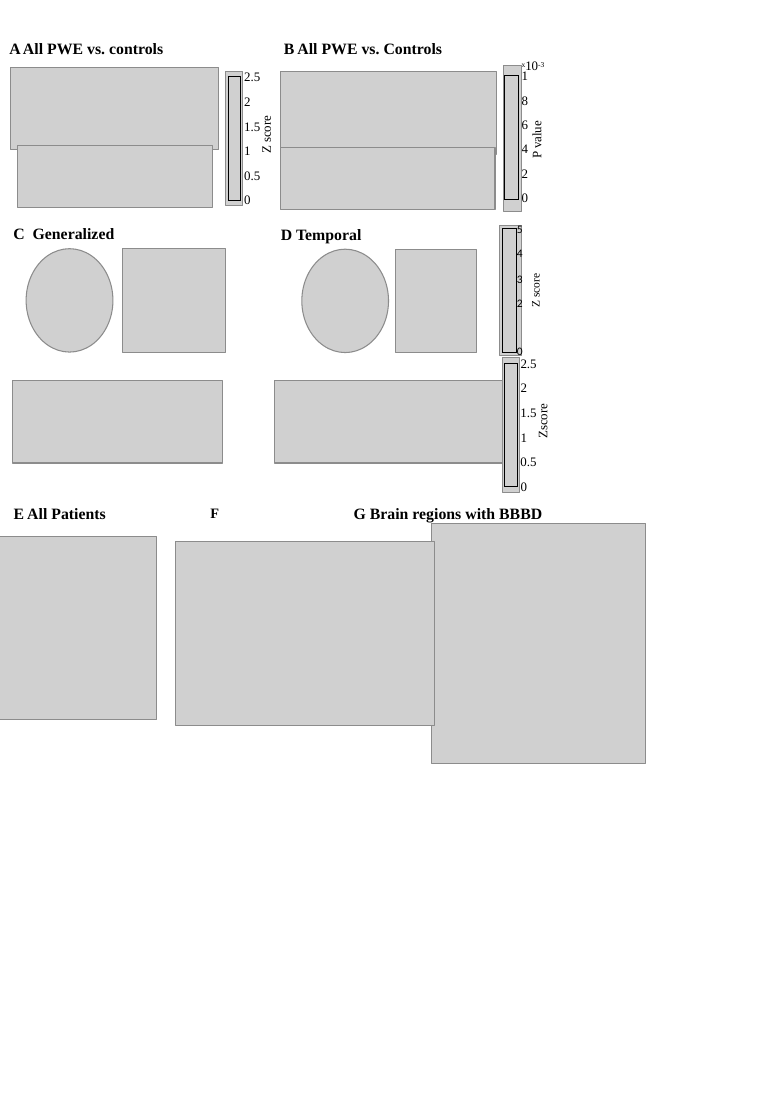
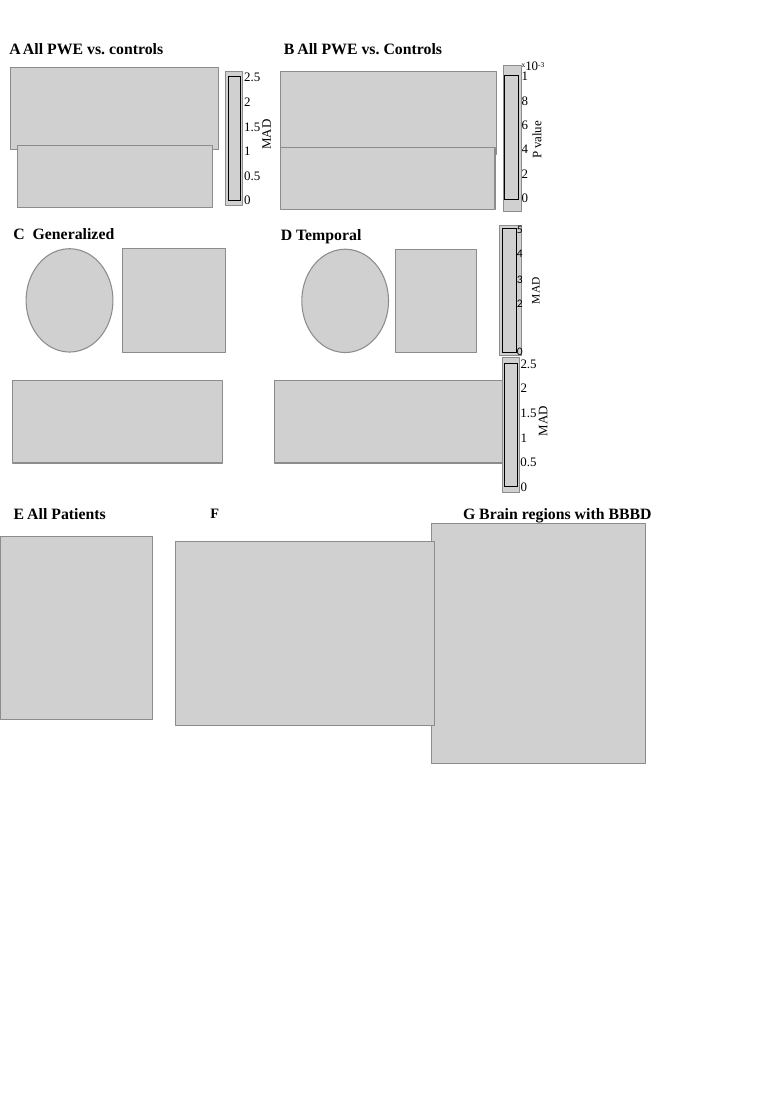
Before and after one commit to nircaf/BBB, a slide deck: slide 2 of Epilepsy-control figures slow nov 18 af.pptx. Drawn at 775x1120 pixels with LibreOffice and Linux fonts; fonts in the diff are those of the drawing; grey boxes stand for pictures. Boxes give left, top, right and bottom in pixels: in the first picture for what was removed or moved away, otherwise in the second. Text is boxed around its words. In the diff, an @@ line names an element or a change of style, - is before the commit and + after.

```diff
--- a/Epilepsy-control figures slow nov 18 af.pptx
+++ b/Epilepsy-control figures slow nov 18 af.pptx
@@ text at box(259, 123, 273, 149): text changed @@
-Z score
+MAD
@@ text at box(529, 279, 542, 304): text changed @@
-Z score
+MAD
@@ text at box(536, 409, 550, 435): text changed @@
-Zscore
+MAD
@@ text "G Brain regions with BBBD": place and size @@
-text "G Brain regions with BBBD" at box(354, 508, 542, 523)
+text "G Brain regions with BBBD" at box(463, 508, 652, 523)
@@ picture: place and size @@
-picture at box(0, 536, 157, 720)
+picture at box(1, 536, 153, 720)
```
Also in this commit, not shown: 2 other slides changed, 1 slide added, 1 slide removed, 10 other files.
